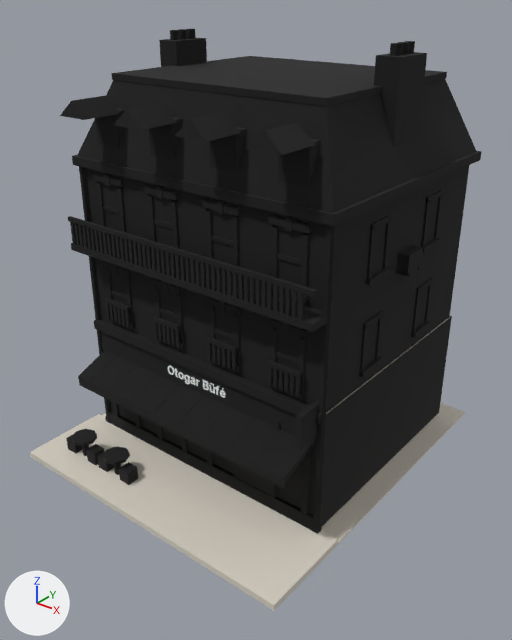
One commit to the FBX model Modeller/Binalar/Dukkan_otogar_bufe.fbx: the scene before it, then after it.
Rendered twice from a camera (50 mm lens) standing at (14.0, -17.6, 15.7) and looking at (0.5, -0.7, 5.2). Every picture has the same lights, and +X, +Y and +Z are marked at lower left. The picture after the commit comes second. Where no turn or scale is listed for an object, it has been applied to the vertices. Vertices at exactly the same position are counted once.

The first picture shows 'Dukkan_otogar_bufe'.
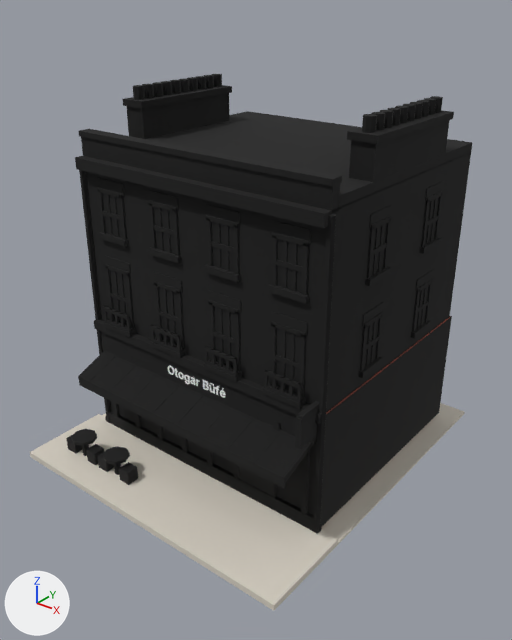
What differs and where, as boxes (x1, y1, x2, y2) in the pictures (512 x 640 px; the box of a moved part takes in the faces that stretch with it):
'Dukkan_otogar_bufe', reshaped (8% shorter)
    before: (30, 29, 482, 611)
    after: (30, 74, 472, 611)
part 1 of me_dukkan_otogar_bufe, moved or reshaped (not visible afterwards)
    before: (154, 285, 161, 318)
part 2 of me_dukkan_otogar_bufe, moved or reshaped (not visible afterwards)
    before: (209, 304, 215, 339)
part 3 of me_dukkan_otogar_bufe, deleted
    before: (60, 29, 482, 398)
part 4 of me_dukkan_otogar_bufe, reshaped (mostly hidden before)
    before: (96, 181, 309, 295)
    after: (75, 74, 472, 409)
part 5 of me_dukkan_otogar_bufe, recoloured
    both: (326, 317, 450, 414)

Patch to the scene script:
```diff
--- a/Modeller/Binalar/Dukkan_otogar_bufe.fbx.py
+++ b/Modeller/Binalar/Dukkan_otogar_bufe.fbx.py
@@ mat_duvar_b04f37 @@
+mat_duvar_b04f37 = principled_material('Duvar_b04f37')
+mat_duvar_b04f37.base_color = (0.434, 0.0782, 0.0382)  # red #b04f37
+mat_duvar_b04f37.roughness = 0.85
@@ me_dukkan_otogar_bufe @@
-me_dukkan_otogar_bufe.from_pydata(...)  # 5304 vertices, 4175 faces; spans x -5.54..5.54, y -6.26..6.26, z 0.0..14.06
+me_dukkan_otogar_bufe.from_pydata(...)  # 5540 vertices, 4292 faces; spans x -5.54..5.54, y -6.26..6.26, z 0.0..12.42
+# me_dukkan_otogar_bufe part 1: the loose piece of 8 vertices spanning x -1.76..-1.6, y -3.17..-3.06, z 4.93..6.76 is scaled about its middle by (0.218, 0.325, 1.1), then moved by (0.34, 0.04, -0.08), in mat_sash_f7f5ef (white #f7f5ef)
+# me_dukkan_otogar_bufe part 2: the loose piece of 8 vertices spanning x 0.61..0.77, y -3.17..-3.06, z 4.93..6.76 is scaled about its middle by (0.218, 0.325, 1.1), then moved by (0.34, 0.04, -0.08), in mat_sash_f7f5ef (white #f7f5ef)
+# me_dukkan_otogar_bufe part 3: 355 loose pieces with 2760 vertices, spanning x -5.03..5.2, y -4.3..5.55, z 4.83..14.06, are deleted
+# me_dukkan_otogar_bufe part 4: 4 vertices moved from x -4.1..4.1, y -3.06, z 9.72 to x -4.1..4.1, y -3.06, z 9.42; 344 vertices removed from x -4.81..4.81, y -3.47..5.33, z 4.97..9.94; 3236 vertices added at x -4.93..4.93, y -3.42..5.45, z 4.3..12.42
+# me_dukkan_otogar_bufe part 5: 3 faces spanning x -4.8..4.8, y -3.04..5.32, z 0.22..4.42 switch from mat_taban_b8b0a3 (grey #b8b0a3) to mat_duvar_b04f37 (red #b04f37)
+# other edits to the shape of me_dukkan_otogar_bufe do not show in these pictures
 me_dukkan_otogar_bufe.materials.append(mat_tkaldirim_d8d1c4)
-me_dukkan_otogar_bufe.materials.append(mat_duvar_e8d6c8)  # pale yellow #e8d6c8
 me_dukkan_otogar_bufe.materials.append(mat_suslu_f8f4ea)
@@ me_dukkan_otogar_bufe @@
 me_dukkan_otogar_bufe.materials.append(mat_cam2_a9c9de)
-me_dukkan_otogar_bufe.materials.append(mat_saksi_b5553a)  # orange #b5553a
-me_dukkan_otogar_bufe.materials.append(mat_cicek_f2d04a)  # yellow #f2d04a
-me_dukkan_otogar_bufe.materials.append(mat_klima_c9ccd0)  # light grey #c9ccd0
-me_dukkan_otogar_bufe.materials.append(mat_cati_5b5d63)  # dark grey #5b5d63
-me_dukkan_otogar_bufe.materials.append(mat_catikoyu_46484d)  # dark grey #46484d
-me_dukkan_otogar_bufe.materials.append(mat_baca_c9b9a3)  # beige #c9b9a3
 me_dukkan_otogar_bufe.materials.append(mat_oluk_8f949a)
 me_dukkan_otogar_bufe.materials.append(mat_cizgi_141414)
+me_dukkan_otogar_bufe.materials.append(mat_tas_ece6d8)  # white #ece6d8
+me_dukkan_otogar_bufe.materials.append(mat_sash_f7f5ef)  # white #f7f5ef
+me_dukkan_otogar_bufe.materials.append(mat_lento_ece6d8)  # white #ece6d8
+me_dukkan_otogar_bufe.materials.append(mat_duzcati_7a7f86)  # grey #7a7f86
+me_dukkan_otogar_bufe.materials.append(mat_bacakap_b5643c)  # orange #b5643c
```
